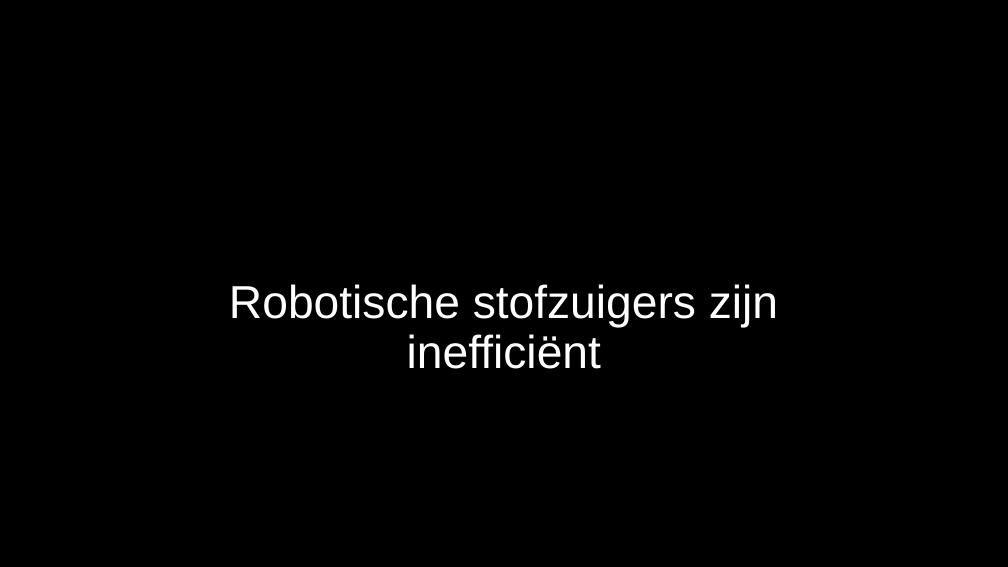
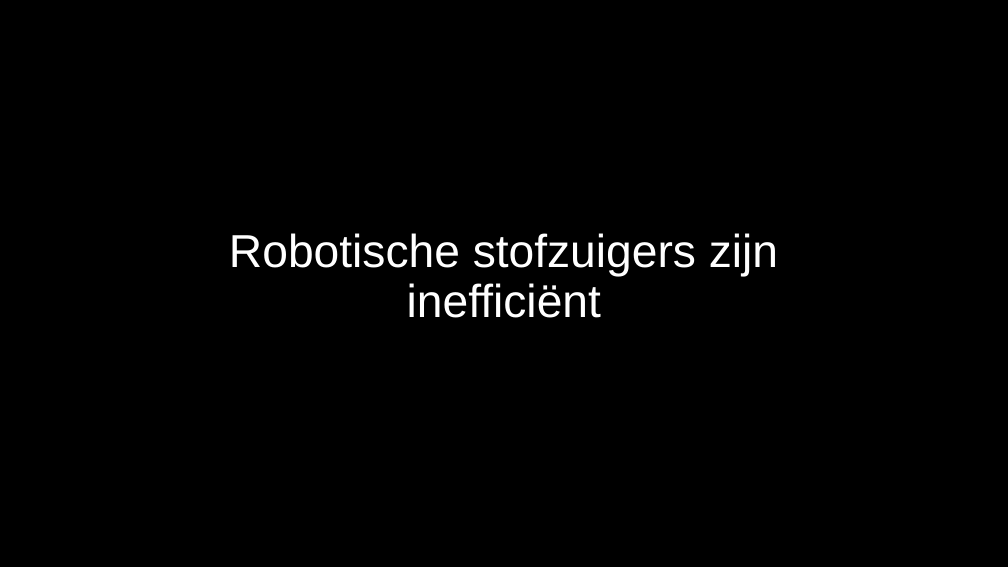
Before and after one commit to WouterNoordhof/NotS-P-Stofzuiger, a slide deck: slide 3 of docs/Presentaties/StoryboardPresentatie.pptx. Drawn at 1008x567 pixels with LibreOffice and Linux fonts; fonts in the diff are those of the drawing; background and template pictures are left out. Boxes give left, top, right and bottom in pixels: in the first picture for what was removed or moved away, otherwise in the second. Text is boxed around its words. In the diff, an @@ line names an element or a change of style, - is before the commit and + after.

```diff
--- a/docs/Presentaties/StoryboardPresentatie.pptx
+++ b/docs/Presentaties/StoryboardPresentatie.pptx
@@ title "Robotische stofzuigers zijn inefficiënt": place and size @@
-title "Robotische stofzuigers zijn inefficiënt" at [229,284,778,369]
+title "Robotische stofzuigers zijn inefficiënt" at [229,233,778,318]
```
Also in this commit, not shown: 9 slides added, 1 slide removed.
